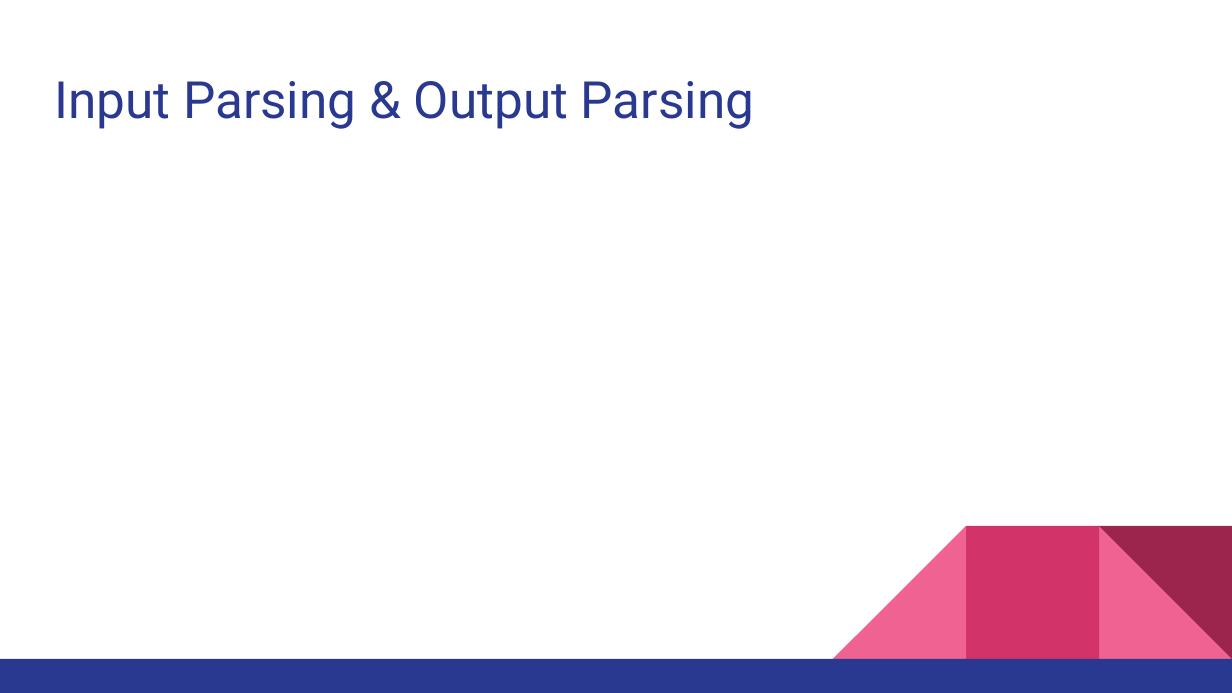
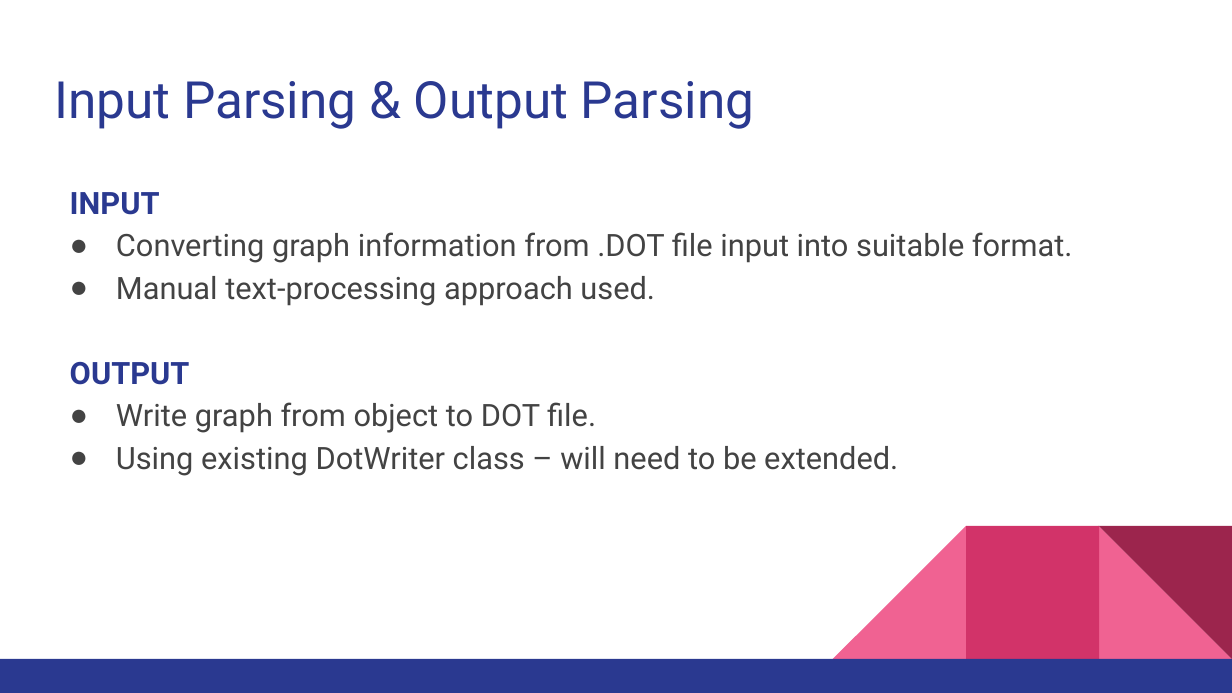
Before and after one commit to Ormulsoft/Task-Scheduler, a slide deck: slide 3 of Plan/Plan Presentation 2.pptx. Drawn at 1232x693 pixels with LibreOffice and Linux fonts; fonts in the diff are those of the drawing. Boxes give left, top, right and bottom in pixels: in the first picture for what was removed or moved away, otherwise in the second. Text is boxed around its words. In the diff, an @@ line names an element or a change of style, - is before the commit and + after.

```diff
--- a/Plan/Plan Presentation 2.pptx
+++ b/Plan/Plan Presentation 2.pptx
@@ text added at bbox=[70, 192, 1073, 476], 18 pt, text #434343 @@
+INPUT
+● Converting graph information from .DOT file input into suitable format.
+● Manual text-processing approach used.
+OUTPUT
+● Write graph from object to DOT file.
+● Using existing DotWriter class – will need to be extended.
```
Also in this commit, not shown: 1 other slide changed, 2 slides added, 6 slides removed.
